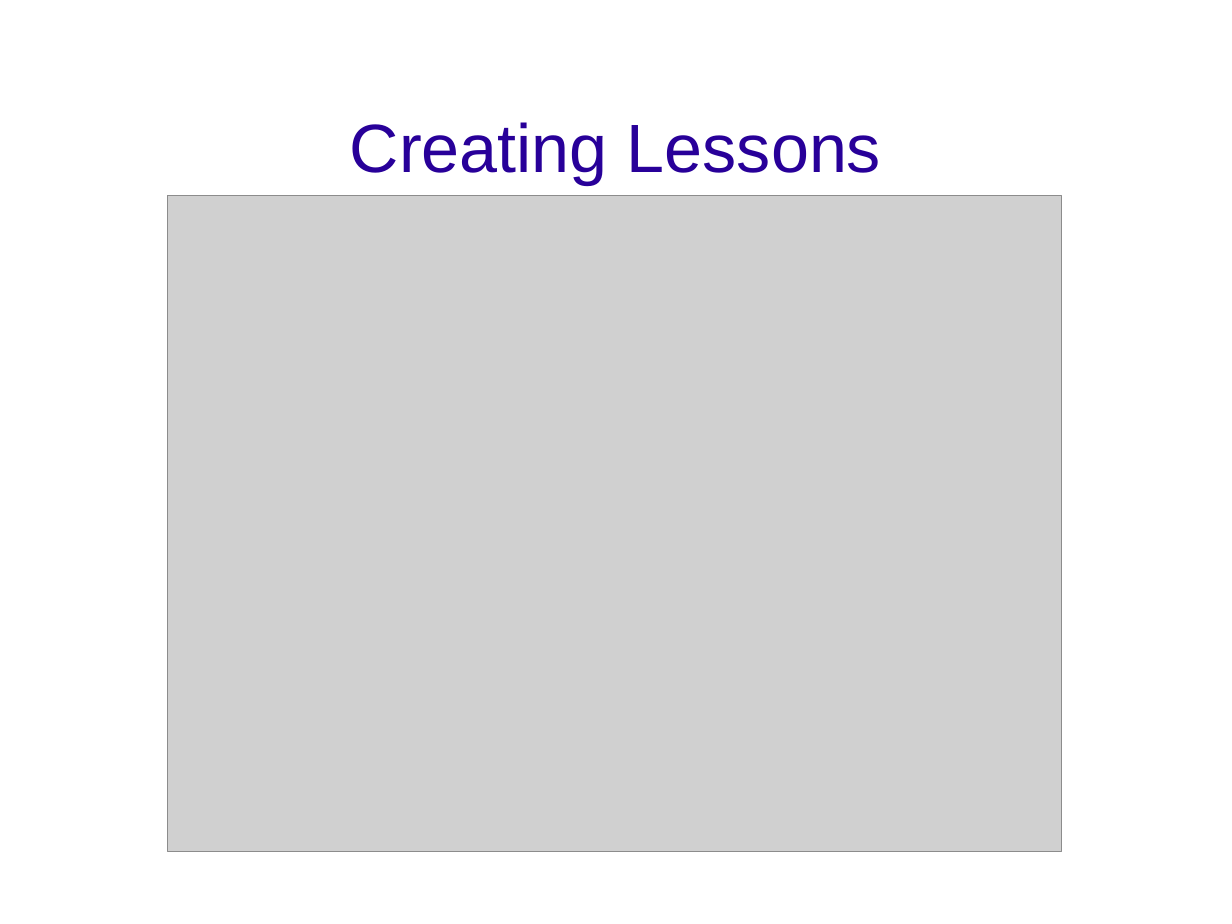
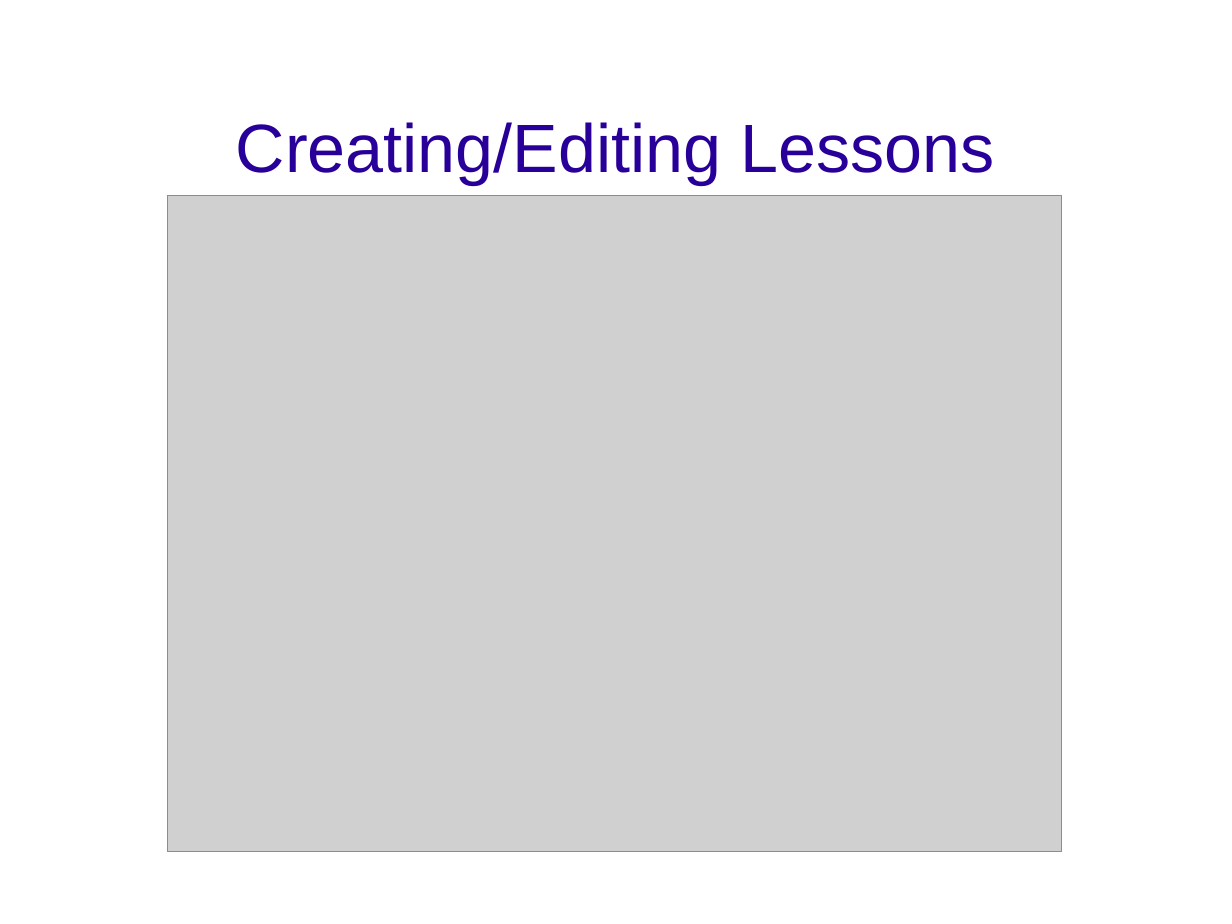
Before and after one commit to xiongchiamiov/CSTutor, a slide deck: slide 9 of presentations/presentation_week5.odp. Drawn at 1232x924 pixels with LibreOffice and Linux fonts; fonts in the diff are those of the drawing; grey boxes stand for pictures; background and template pictures are left out. Boxes give left, top, right and bottom in pixels: in the first picture for what was removed or moved away, otherwise in the second. Text is boxed around its words. In the diff, an @@ line names an element or a change of style, - is before the commit and + after.

Commit message:
Put in a viewing lesson picture.

```diff
--- a/presentations/presentation_week5.odp
+++ b/presentations/presentation_week5.odp
@@ title at (236,122,994,184): text changed @@
-Creating Lessons
+Creating/Editing Lessons
```
Also in this commit, not shown: 2 other slides changed.
